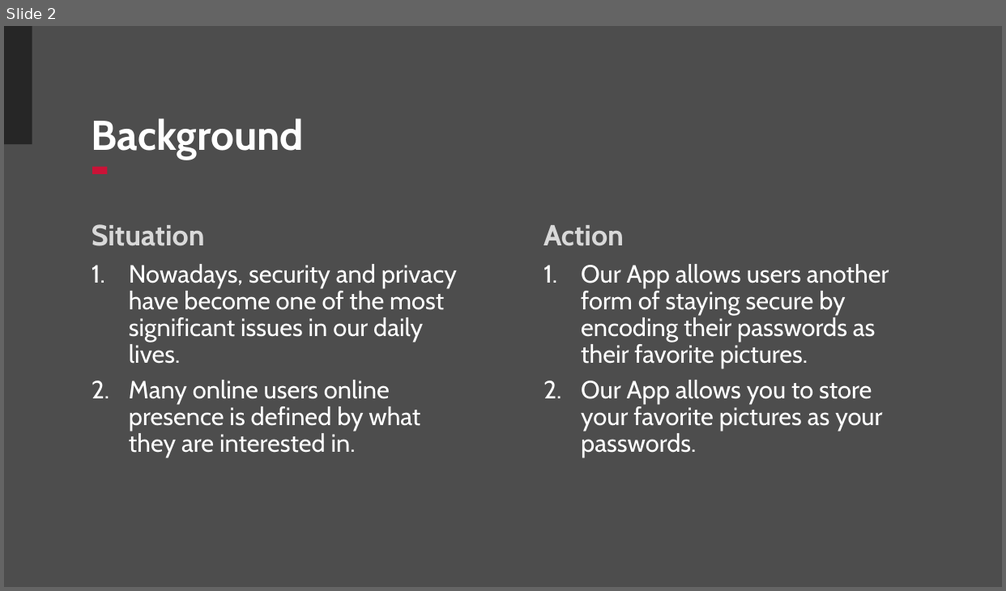
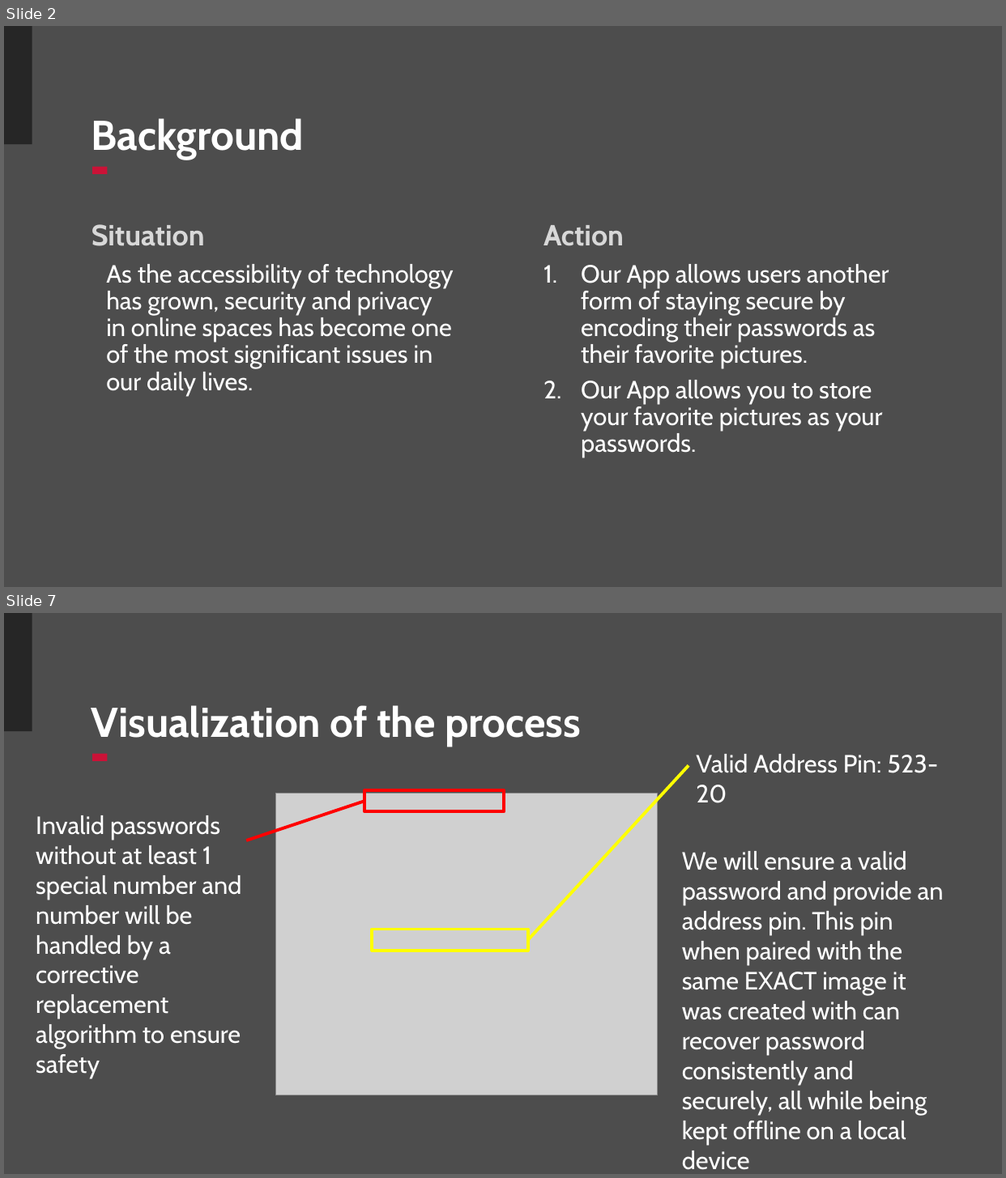
Before and after one commit to nhannguyen111/Steganography-Image-Password, a slide deck: Hackathon 2025 IMGPASS.pptx. Shown one above the other, each under a label of ours: slide 2 before the commit, slides 2 and 7 after it; the slides between them are not shown. The pictures are 1006x591 and 1006x1178 pixels, drawn with LibreOffice and Linux fonts; fonts in the diff are those of the drawing; grey boxes stand for pictures; background and template pictures are left out. Boxes give left, top, right and bottom in pixels: in the first picture for what was removed or moved away, otherwise in the second. Text is boxed around its words. In the diff, an @@ line names an element or a change of style, - is before the commit and + after.

```diff
--- a/Hackathon 2025 IMGPASS.pptx
+++ b/Hackathon 2025 IMGPASS.pptx
@@ slide 7 added at (x1=4, y1=613, x2=1002, y2=1174), background #4D4D4D; not listed: 2 template elements that a slide beside it also shows @@
@@ title added at (x1=91, y1=705, x2=581, y2=746), 40 pt, text #FFFFFF, bold @@
+Visualization of the process
@@ text added at (x1=696, y1=754, x2=938, y2=803), 24 pt, text #FFFFFF @@
+Valid Address Pin: 523-20
@@ line added from (528, 940) to (689, 766), #FFFF00 3 pt @@
@@ line added from (246, 841) to (364, 801), #FF0000 3 pt @@
@@ picture added at (x1=275, y1=794, x2=658, y2=1095) @@
@@ rectangle added at (x1=364, y1=790, x2=504, y2=811), outline #FF0000 3 pt @@
@@ text added at (x1=36, y1=815, x2=241, y2=1079), 24 pt, text #FFFFFF @@
+Invalid passwords without at least 1 special number and number will be handled by a corrective replacement algorithm to ensure safety
@@ text added at (x1=682, y1=851, x2=944, y2=1170), 24 pt, text #FFFFFF @@
+We will ensure a valid password and provide an address pin. This pin when paired with the same EXACT image it was created with can recover password consistently and securely, all while being kept offline on a local device
@@ rectangle added at (x1=373, y1=930, x2=529, y2=951), outline #FFFF00 3 pt @@
@@ slide 2 changed as well @@
@@ text at (x1=106, y1=264, x2=454, y2=395): text changed @@
-1. Nowadays, security and privacy have become one of the most significant issues in our daily lives.
-2. Many online users online presence is defined by what they are interested in.
+As the accessibility of technology has grown, security and privacy in online spaces has become one of the most significant issues in our daily lives.
```
Also in this commit, not shown: 7 other slides added, 5 slides removed, 1 other file.
